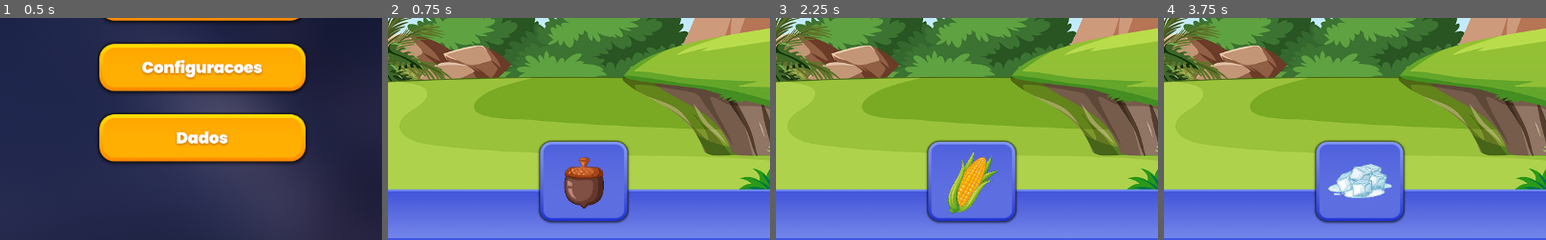
Above: before the commit, frames 1-4 (left to right).
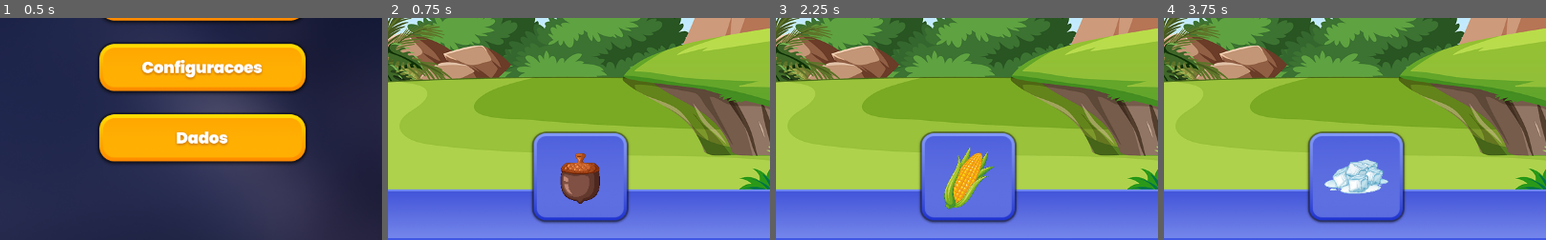
Above: after the commit, the same moments.

Repository: Tapa-Certo/TapaCerto
Game: Godot game, scene res://scenes/main.tscn
Two runs of this game, one before a commit and one after it. Both use one fixed random seed, a clock stepped at 60 frames per second and the inputs below.
Inputs (mouse positions are % of the whole screen's width and height, from its top left):
- Up to frame 1 (0.5 s): no input
- Up to frame 2 (0.75 s): click (50, 46) at 0.5 s
- Up to frame 3 (2.25 s): click (5, 9) at 1.25 s; click (50, 46) at 2 s
- Up to frame 4 (3.75 s): click (31, 11) at 2.75 s; click (37, 11) at 3.5 s
The pictures show only the part of the screen within x 24-74%, y 50-100%; the shares and areas given below are measured in that part.

Frame 1 is identical in both runs. In frame 2, 4.1% of the frame differs, in the area x 37-63%, y 51-93%; in frame 3, 4.8%; in frame 4, 4.4%.

Commit message:
readme complete

Diff:
--- a/scenes/screens/hud.tscn
+++ b/scenes/screens/hud.tscn
@@ -49,8 +49,8 @@
 anchor_top = 0.693
 anchor_right = 0.58
 anchor_bottom = 0.967
-offset_left = 11.0
-offset_top = 54.9
+offset_left = 3.05176e-05
+offset_top = 40.9
 offset_right = -32.0
 offset_bottom = 0.0999756
 grow_horizontal = 2
Not shown, changed: README.md
